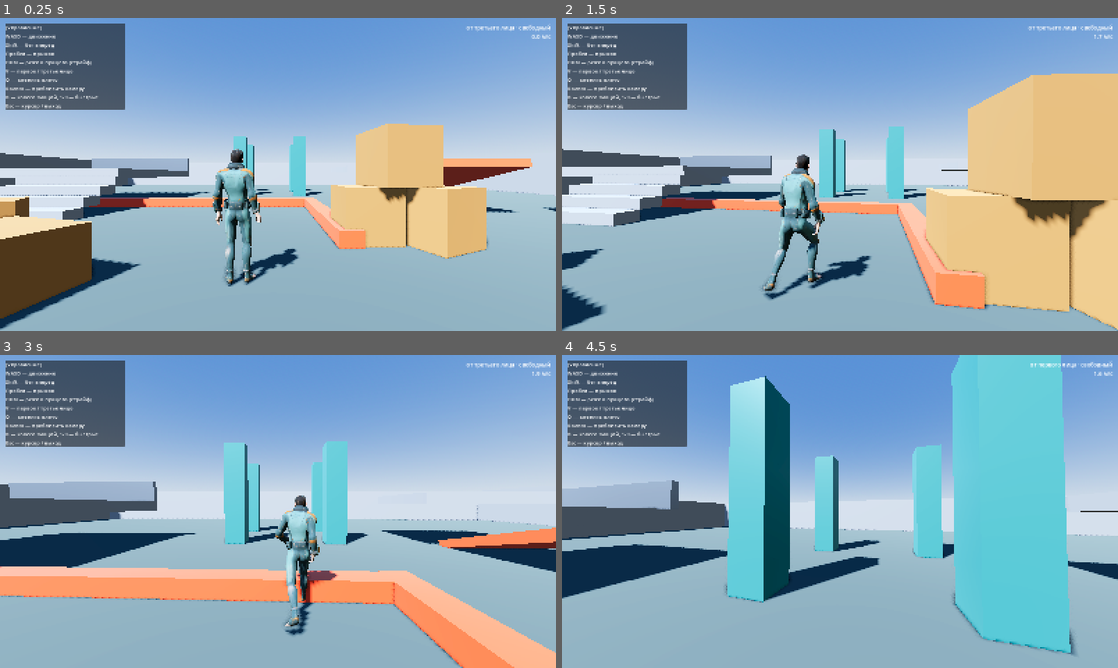
Above: before the commit, frames 1-4 (two rows, left to right).
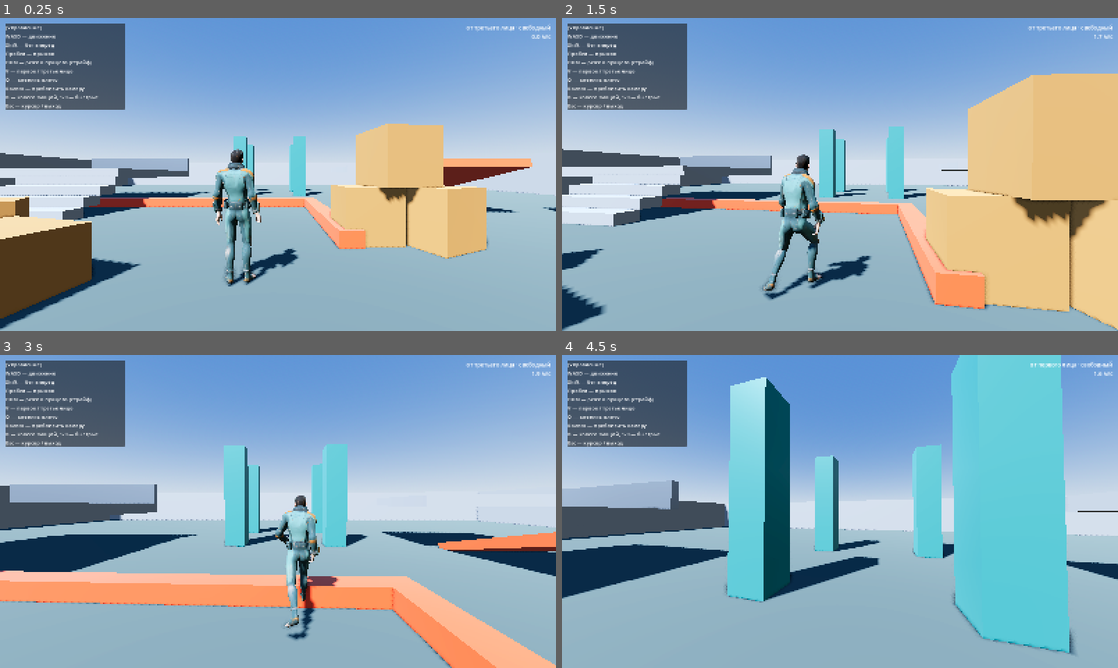
Above: after the commit, the same moments.

Repository: gazpromivanovic-boop/Sex
Game: Godot game, scene res://scenes/main.tscn
The game is run twice, just before and just after one commit, with the same random seed, the same clock (stepped at 60 frames per second) and the same inputs.
Inputs (mouse positions are in pixels of both pictures, inside the frame that each line leads up to):
- Up to frame 1 (0.25 s): no input
- Up to frame 2 (1.5 s): move the mouse to (867, 174) at 0.52 s; hold Right mouse button (aim) 0.53-1.28 s; hold W (move_forward) from 0.53 s (still down); tap Space (jump) at 0.77 s; move the mouse to (812, 174) at 1.27 s; tap B (emote_wheel) at 1.35 s
- Up to frame 3 (3 s): keep holding W (move_forward); tap Space (jump) at 1.52 s; move the mouse to (289, 505) at 2.02 s; hold Shift (sprint) 2.03-2.78 s; move the mouse to (272, 517) at 2.77 s; tap Q (swap_shoulder) at 2.85 s
- Up to frame 4 (4.5 s): keep holding W (move_forward); tap Space (jump) at 3.02, 3.77 s; move the mouse to (878, 514) at 3.52 s; hold V (toggle_view) 3.53-4.28 s; move the mouse to (795, 508) at 4.27 s; tap Mouse wheel up (zoom_in) at 4.35 s

The runs differ from the first frame. In frame 1, less than 0.1% of the frame differs, in the area x 38-54%, y 41-85%; in frame 2, less than 0.1%; in frame 3, 8.7%, in the area x 0-100%, y 27-100%; in frame 4, 0.3%.
Error before the commit: Parse Error: Cannot infer the type of "xf" variable because the value doesn't have a set type. (res://scripts/body_collider.gd:113)

Commit message:
Чиню вывод типа в BodyCollider._measure
Переменная цикла объявлена как Node, поэтому node.global_transform для
компилятора Variant, и тип xf вывести не из чего. Приводим узел к
VisualInstance3D в отдельную типизированную переменную.

Co-Authored-By: Claude Opus 5 <noreply@anthropic.com>

Diff:
--- a/scripts/body_collider.gd
+++ b/scripts/body_collider.gd
@@ -90,9 +90,8 @@
 		# с точкой опоры, и вся математика вокруг (камера, ступеньки) считает
 		# высоту от земли, а не от произвольной точки внутри модели
 		if absf(bounds.position.y) > max_align_shift:
-			push_warning("BodyCollider: низ %s оказался на %.2f м от начала координат — "
-				% [root.name, bounds.position.y]
-				+ "это больше max_align_shift, посадка пропущена.")
+			push_warning("BodyCollider: низ %s оказался на %.2f м от начала координат, это больше max_align_shift — посадка пропущена."
+				% [root.name, bounds.position.y])
 		else:
 			root.position.y -= bounds.position.y
 			bounds.position.y = 0.0
@@ -109,8 +108,9 @@
 	for node in _descendants(root):
 		var points: Array[Vector3] = []
 		if node is VisualInstance3D:
-			var local: AABB = (node as VisualInstance3D).get_aabb()
-			var xf := to_body * node.global_transform
+			var visual := node as VisualInstance3D
+			var local := visual.get_aabb()
+			var xf := to_body * visual.global_transform
 			for i in 8:
 				points.append(xf * local.get_endpoint(i))
 		elif measure_bones and node is Skeleton3D:
Not shown, added: scripts/body_collider.gd.uid
